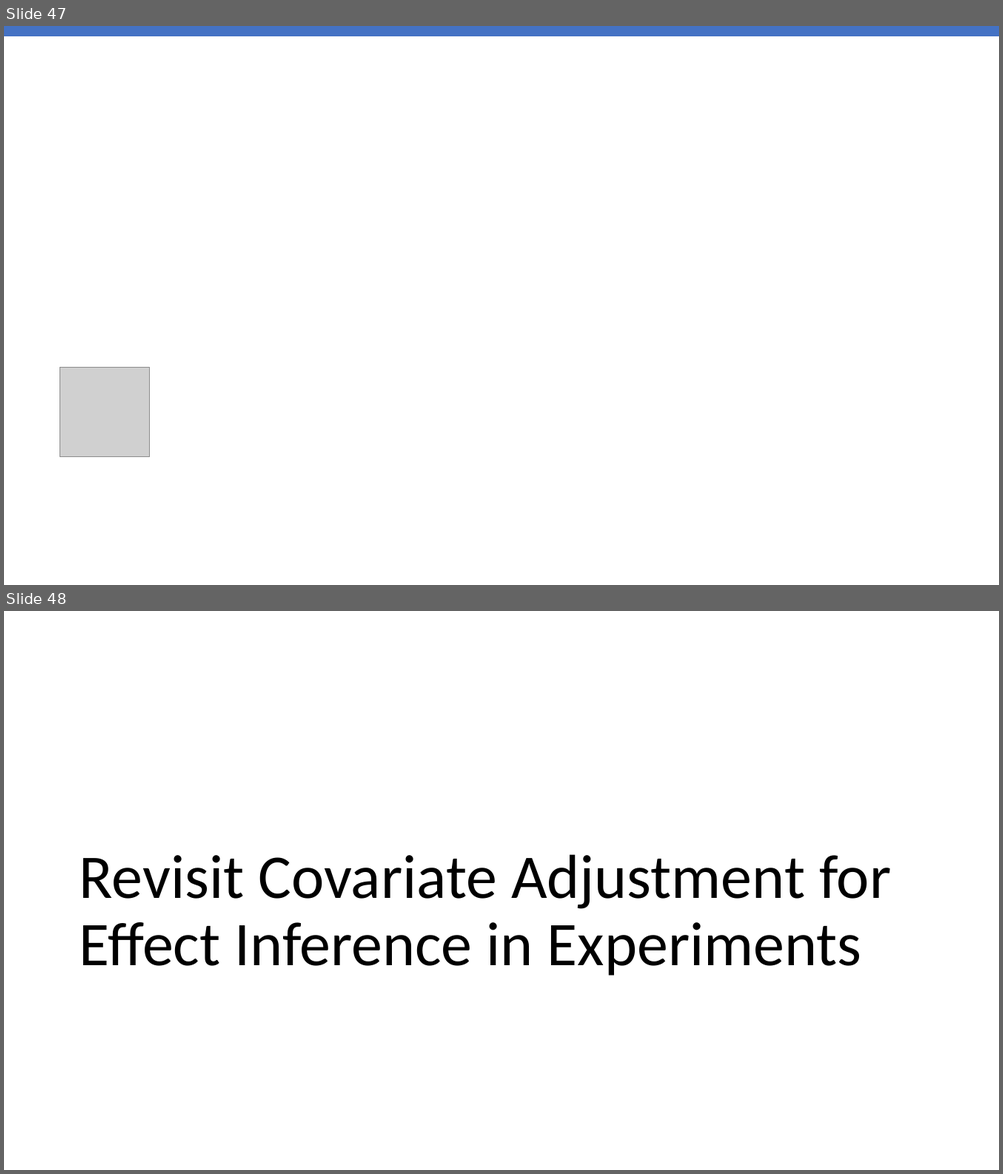
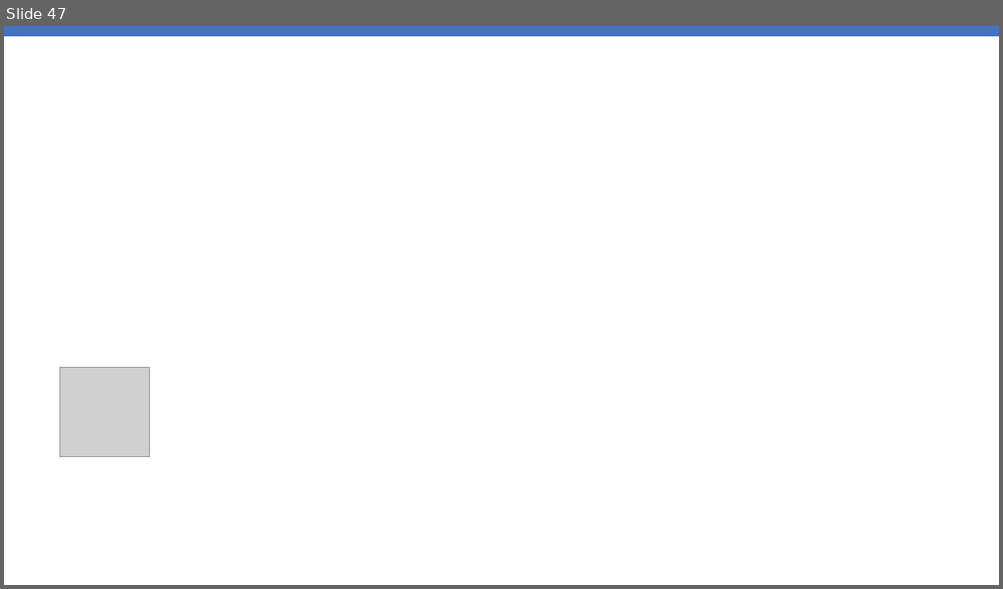
Before and after one commit to stanford-msande228/winter25, a slide deck: assets/presentations/MSANDE228_Lecture3_Inference_in_Linear_Models.pptx. Shown one above the other, each under a label of ours: slides 47 and 48 before the commit, slide 47 after it. The pictures are 1003x1174 and 1003x589 pixels, drawn with LibreOffice and Linux fonts; fonts in the diff are those of the drawing; grey boxes stand for pictures. Boxes give left, top, right and bottom in pixels: in the first picture for what was removed or moved away, otherwise in the second. Text is boxed around its words. In the diff, an @@ line names an element or a change of style, - is before the commit and + after.

```diff
--- a/assets/presentations/MSANDE228_Lecture3_Inference_in_Linear_Models.pptx
+++ b/assets/presentations/MSANDE228_Lecture3_Inference_in_Linear_Models.pptx
@@ slide 48 removed at (x1=4, y1=611, x2=999, y2=1170), background #FFFFFF @@
@@ title removed at (x1=79, y1=854, x2=891, y2=976) @@
-Revisit Covariate Adjustment for Effect Inference in Experiments
```
Also in this commit, not shown: 5 other slides removed, 2 other files.
